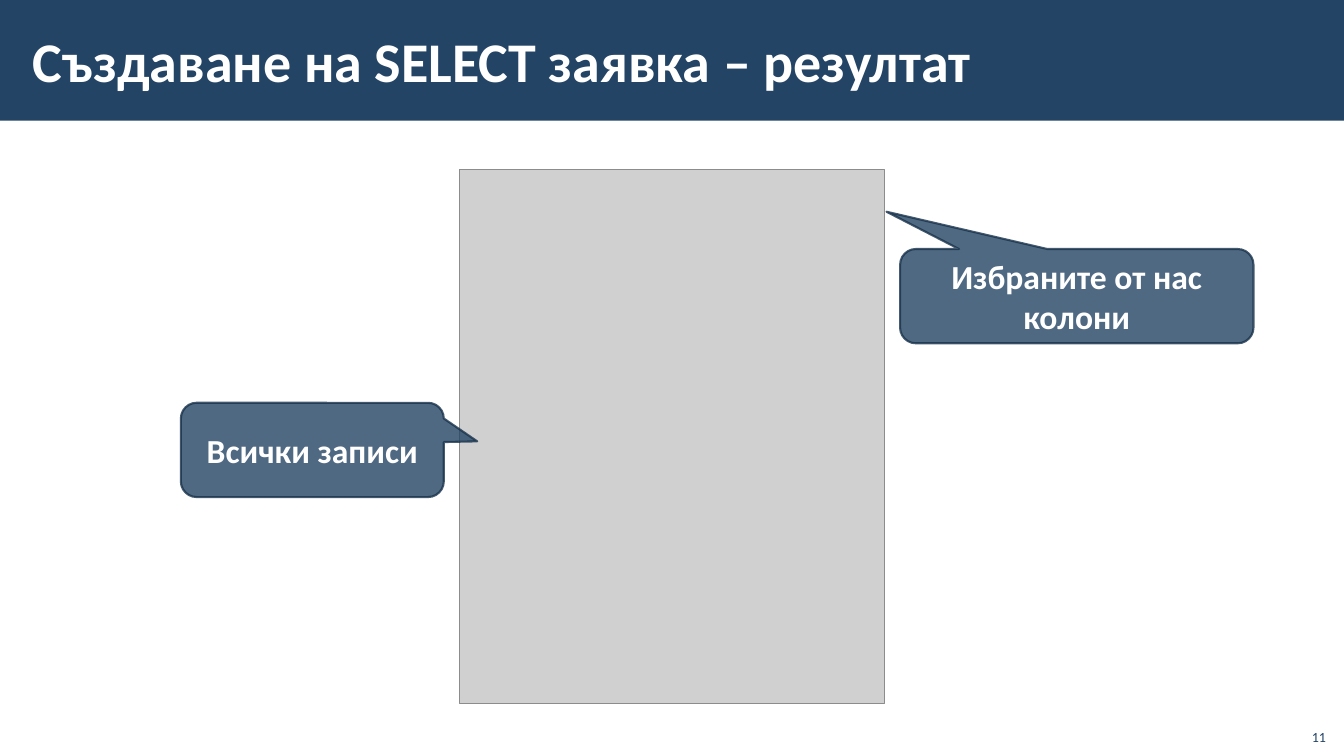
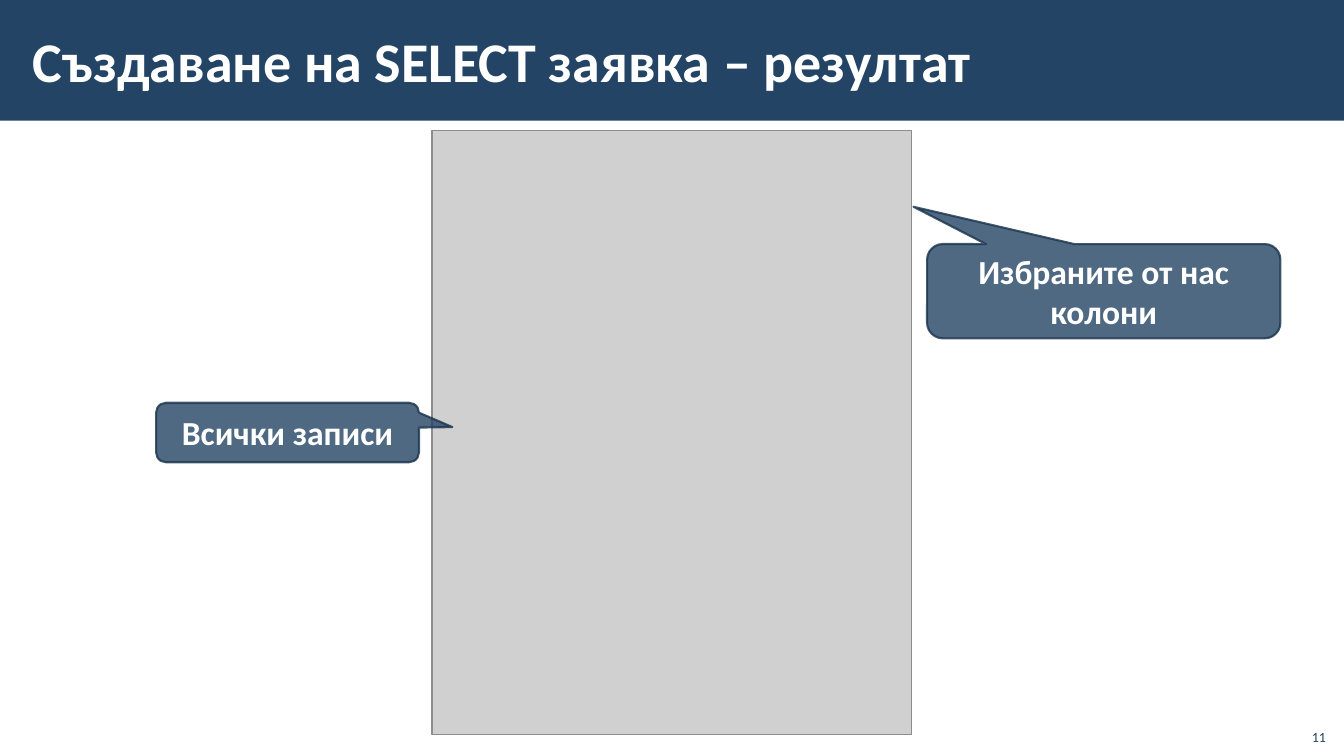
Before and after one commit to BG-IT-Edu/School-Programming, a slide deck: slide 11 of Courses/Software-Sciences/Module-3-Databases-New/13-MS-Access/13-MS-Access-Queries-Forms-Reports.pptx. Drawn at 1344x756 pixels with LibreOffice and Linux fonts; fonts in the diff are those of the drawing; grey boxes stand for pictures; background and template pictures are left out. Boxes give left, top, right and bottom in pixels: in the first picture for what was removed or moved away, otherwise in the second. Text is boxed around its words. In the diff, an @@ line names an element or a change of style, - is before the commit and + after.

```diff
--- a/Courses/Software-Sciences/Module-3-Databases-New/13-MS-Access/13-MS-Access-Queries-Forms-Reports.pptx
+++ b/Courses/Software-Sciences/Module-3-Databases-New/13-MS-Access/13-MS-Access-Queries-Forms-Reports.pptx
@@ picture: place and size @@
-picture at bbox=[460, 170, 884, 704]
+picture at bbox=[433, 131, 912, 735]
@@ rounded speech box "Избраните от нас колони": place and size @@
-rounded speech box "Избраните от нас колони" at bbox=[900, 249, 1254, 344]
+rounded speech box "Избраните от нас колони" at bbox=[928, 244, 1281, 339]
@@ rounded speech box "Всички записи": place and size @@
-rounded speech box "Всички записи" at bbox=[180, 403, 444, 498]
+rounded speech box "Всички записи" at bbox=[156, 403, 419, 463]
```
Also in this commit, not shown: 9 other slides changed, 1 slide added, 1 slide removed.
